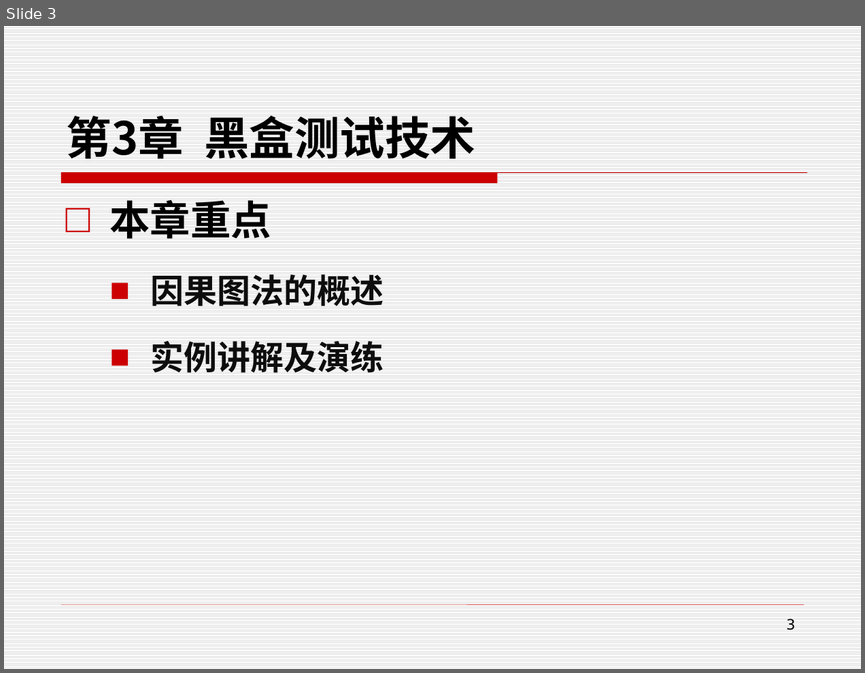
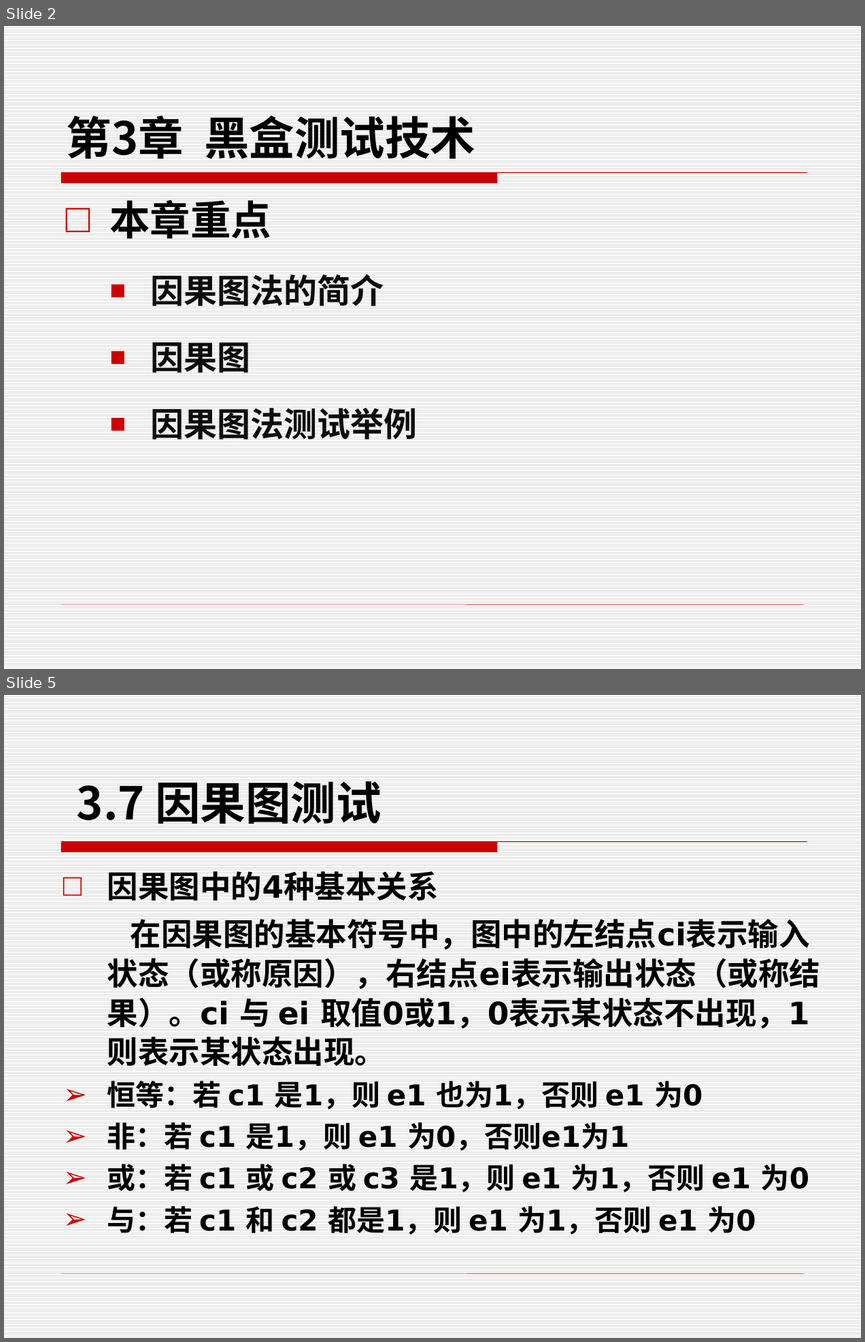
Before and after one commit to edu2act/course-foundation-software-tesing, a slide deck: PPT/第二部分 软件测试技术/3.8 黑盒测试技术 -因果图 .pptx. Shown one above the other, each under a label of ours: slide 3 before the commit, slides 2 and 5 after it; the slides between them are not shown. The pictures are 865x673 and 865x1342 pixels, drawn with LibreOffice and Linux fonts; fonts in the diff are those of the drawing. Boxes give left, top, right and bottom in pixels: in the first picture for what was removed or moved away, otherwise in the second. Text is boxed around its words. In the diff, an @@ line names an element or a change of style, - is before the commit and + after.

Commit message:
黑盒测试总结

```diff
--- a/PPT/第二部分 软件测试技术/3.8 黑盒测试技术 -因果图 .pptx
+++ b/PPT/第二部分 软件测试技术/3.8 黑盒测试技术 -因果图 .pptx
@@ slide 5 added at bbox=[4, 695, 861, 1338], background pattern #DDDDDD on #FFFFFF; not listed: 2 template elements that a slide beside it also shows @@
@@ text added at bbox=[77, 781, 381, 824], 38 pt, text #000000, bold @@
+3.7 因果图测试
@@ text added at bbox=[107, 871, 821, 1234], 26 pt, text #000000, bold @@
+□ 因果图中的4种基本关系
+在因果图的基本符号中，图中的左结点ci表示输入状态（或称原因），右结点ei表示输出状态（或称结果）。ci 与 ei 取值0或1，0表示某状态不出现，1则表示某状态出现。
+➢ 恒等：若 c1 是1，则 e1 也为1，否则 e1 为0
+➢ 非：若 c1 是1，则 e1 为0，否则e1为1
+➢ 或：若 c1 或 c2 或 c3 是1，则 e1 为1，否则 e1 为0
+➢ 与：若 c1 和 c2 都是1，则 e1 为1，否则 e1 为0
@@ what was slide 3 is now slide 2 @@
@@ slide 2 changed as well @@
@@ text at bbox=[151, 274, 417, 439]: text changed @@
-  ■ 因果图法的概述
-  ■ 实例讲解及演练
+  ■ 因果图法的简介
+  ■ 因果图
+  ■ 因果图法测试举例
@@ page number removed at bbox=[786, 618, 795, 630] @@
-3
```
Also in this commit, not shown: 9 other slides changed, 12 other slides added, 12 slides removed, 7 other files.
